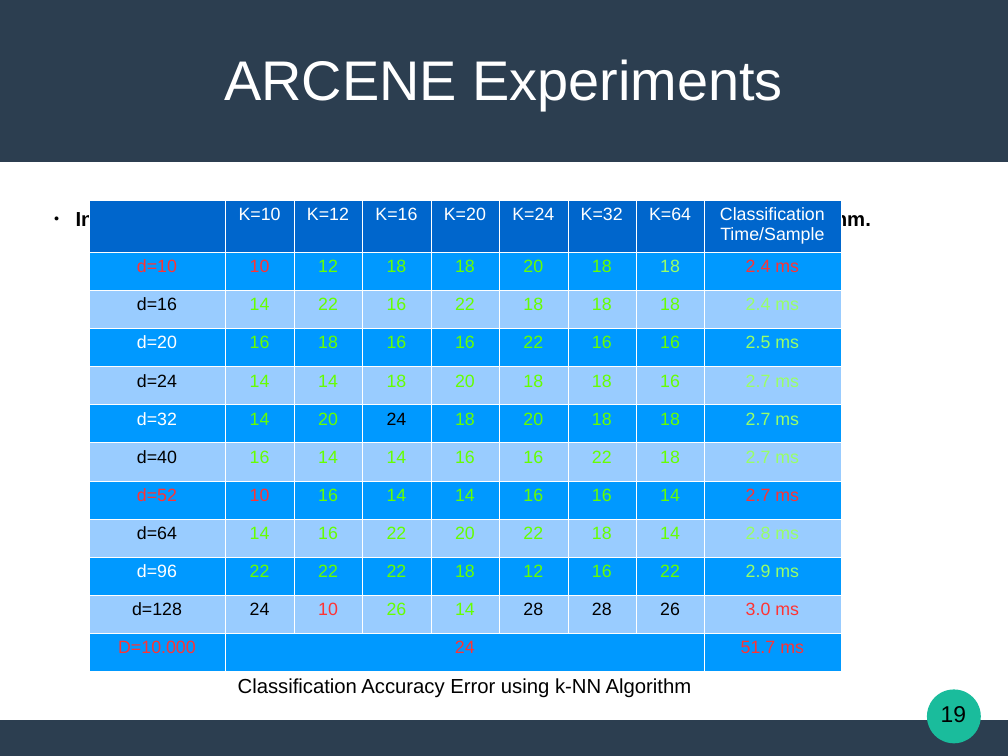
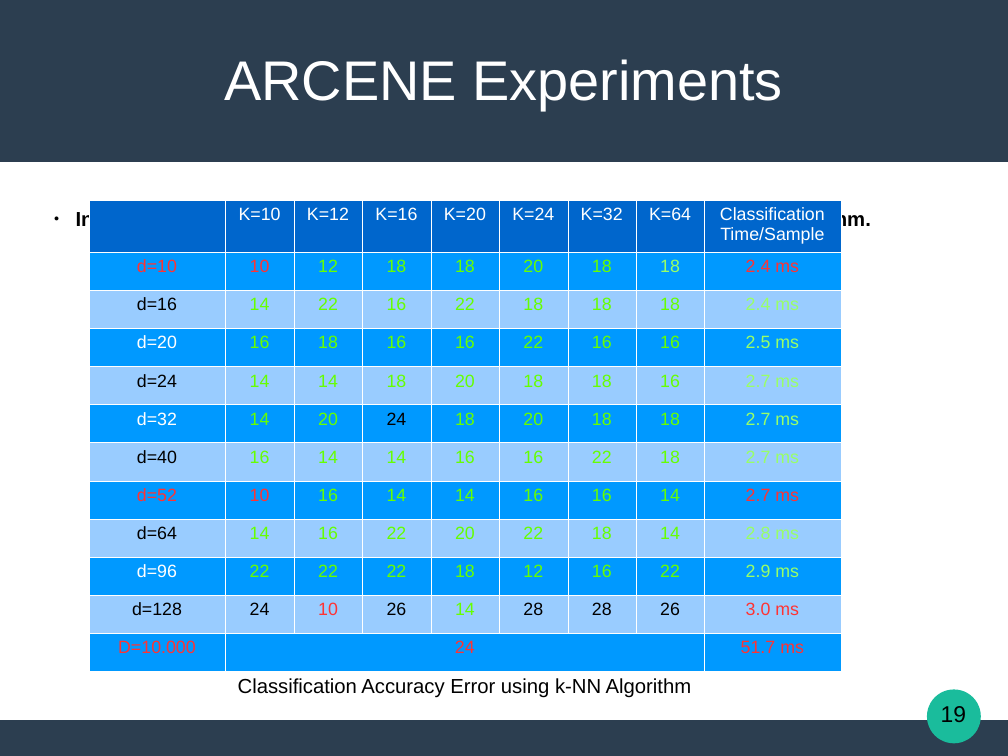
Before and after one commit to Katsileros/Dimensionality_Reduction, a slide deck: slide 19 of Diploma-Thesis-LaTeX/presentation/Locally_Linear_Embeddings_in_Pattern_Recognition.odp. Drawn at 1008x756 pixels with LibreOffice and Linux fonts; fonts in the diff are those of the drawing. Boxes give left, top, right and bottom in pixels: in the first picture for what was removed or moved away, otherwise in the second. Text is boxed around its words. In the diff, an @@ line names an element or a change of style, - is before the commit and + after.

```diff
--- a/Diploma-Thesis-LaTeX/presentation/Locally_Linear_Embeddings_in_Pattern_Recognition.odp
+++ b/Diploma-Thesis-LaTeX/presentation/Locally_Linear_Embeddings_in_Pattern_Recognition.odp
@@ table at box(89, 200, 842, 706) @@
@@ text colour #66FF00 to #000000 in "26" @@
```
Also in this commit, not shown: 2 other slides changed, 1 other file.
